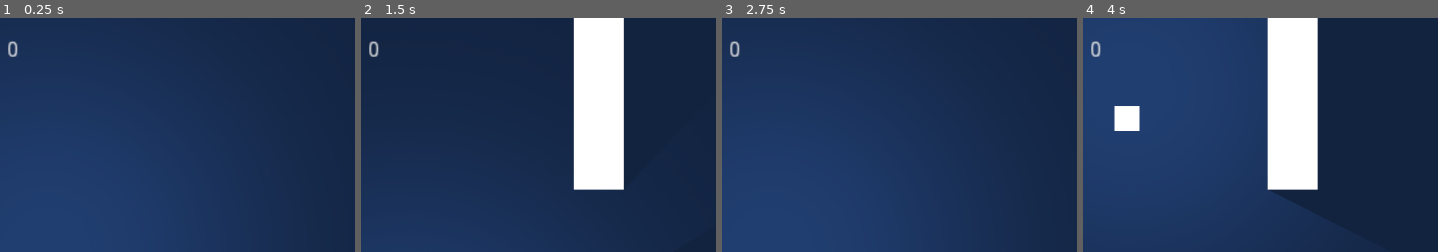
Above: before the commit, frames 1-4 (left to right).
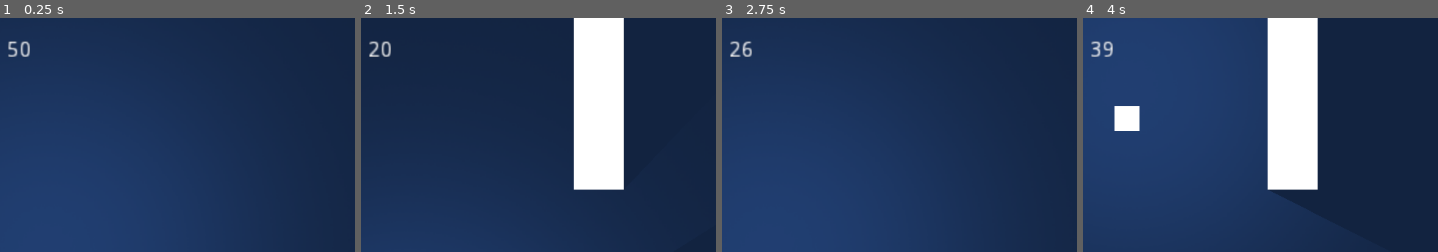
Above: after the commit, the same moments.

Repository: achgue/Flappy-Clone
Game: Godot game, scene res://World.tscn
The game is run twice, just before and just after one commit, with the same random seed, the same clock (stepped at 60 frames per second) and the same inputs.
Inputs (mouse positions are % of the whole screen's width and height, from its top left):
- Up to frame 1 (0.25 s): no input
- Up to frame 2 (1.5 s): move the mouse to (68, 45) at 0.52 s; press the mouse at (68, 45) at 0.53 s; tap Space (FLAP) at 0.77, 0.8, 1.07, 1.35 s; move the mouse to (21, 55) at 1.27 s; release the mouse at (21, 55) at 1.28 s
- Up to frame 3 (2.75 s): tap Space (FLAP) at 1.52, 1.82, 2.3 s; click (21, 55) at 1.55 s; move the mouse to (55, 28) at 2.02 s; press the mouse at (55, 28) at 2.03 s
- Up to frame 4 (4 s): move the mouse to (38, 70) at 2.77 s; release the mouse at (38, 70) at 2.78 s; click (38, 70) at 2.85 s; tap Space (FLAP) at 3.02, 3.32, 3.6, 3.77 s; move the mouse to (77, 65) at 3.52 s
The pictures show only the part of the screen within x 37-87%, y 0-50%; the shares and areas given below are measured in that part.

The runs differ from the first frame. In frame 1, 0.2% of the frame differs, in the area x 2-9%, y 9-17%; in frame 2, 0.3%; in frame 3, 0.3%; in frame 4, 0.2%.

Commit message:
Player glide stamina
Added player glide stamina

Diff:
--- a/Player/Player.gd
+++ b/Player/Player.gd
@@ -9,6 +9,7 @@
 var Wall = preload("res://Walls/WallNode.tscn")
 
 var glideSpeed = 50
+var glideStamina = 50
 var motion = Vector2()
 var score = 0
 
@@ -25,13 +26,19 @@
 
 	if Input.is_action_just_pressed("FLAP"):
 		motion.y = -FLAP
+		if glideStamina < 50:
+			glideStamina += 5
+			if glideStamina > 50:
+				glideStamina = 50
 		print(position)
 
 	if Input.is_action_pressed("GLIDE"):
-		motion.y = glideSpeed
+		if glideStamina > 0:
+			motion.y = glideSpeed
+			glideStamina -=1
 
 	motion = move_and_slide(motion, UP)
-	get_parent().get_parent().get_node("CanvasLayer/RichTextLabel").text = str(score)
+	get_parent().get_parent().get_node("CanvasLayer/RichTextLabel").text = str(glideStamina)
 
 
 func _on_Detect_area_entered(area):
Not shown, removed: .mono/metadata/ide_messaging_meta.txt
